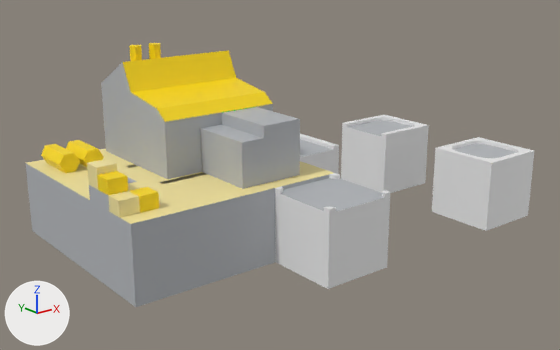
An edit to the Blender file assets.blend, drawn before and after from the same camera.
Before and after are seen from a 50 mm lens placed at (-3.67, -9.18, 3.02), pointed at (2.83, -1.06, -0.22). The axes (+X, +Y, +Z) are drawn at lower left. The lights are the same throughout. The picture after the commit comes second.

Names of what the first picture shows: 'Kitch_factory', 'road-corner', 'road-end', 'road-null', 'road-x'.
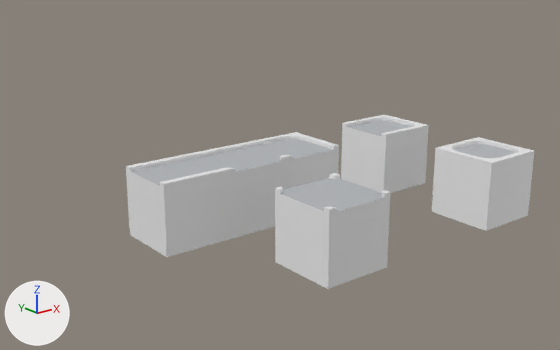
Boxes (x1, y1, x2, y2) around the edits, measured in the pictures (560 x 350 px):
'Kitch_factory', hidden
    before: (26, 43, 333, 307)
'road-straight', unchanged, uncovered by the edit
    before: (128, 165, 206, 184)
    after: (126, 154, 230, 257)
'road-t', unchanged, uncovered by the edit
    after: (189, 142, 287, 239)
'road-corner', unchanged, uncovered by the edit
    before: (300, 134, 339, 174)
    after: (245, 132, 339, 189)

Edits to the bpy script that builds the scene:
```text
Change ob_kitch_factory:
    add ob_kitch_factory.hide_set(True)
```
